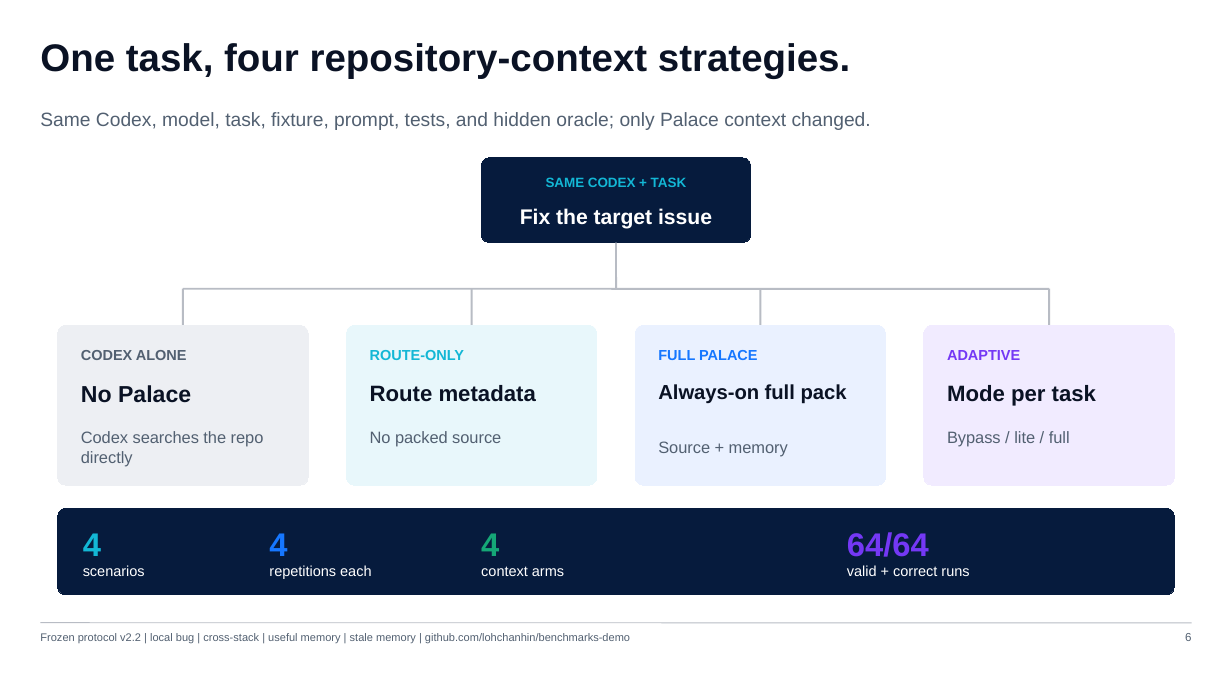
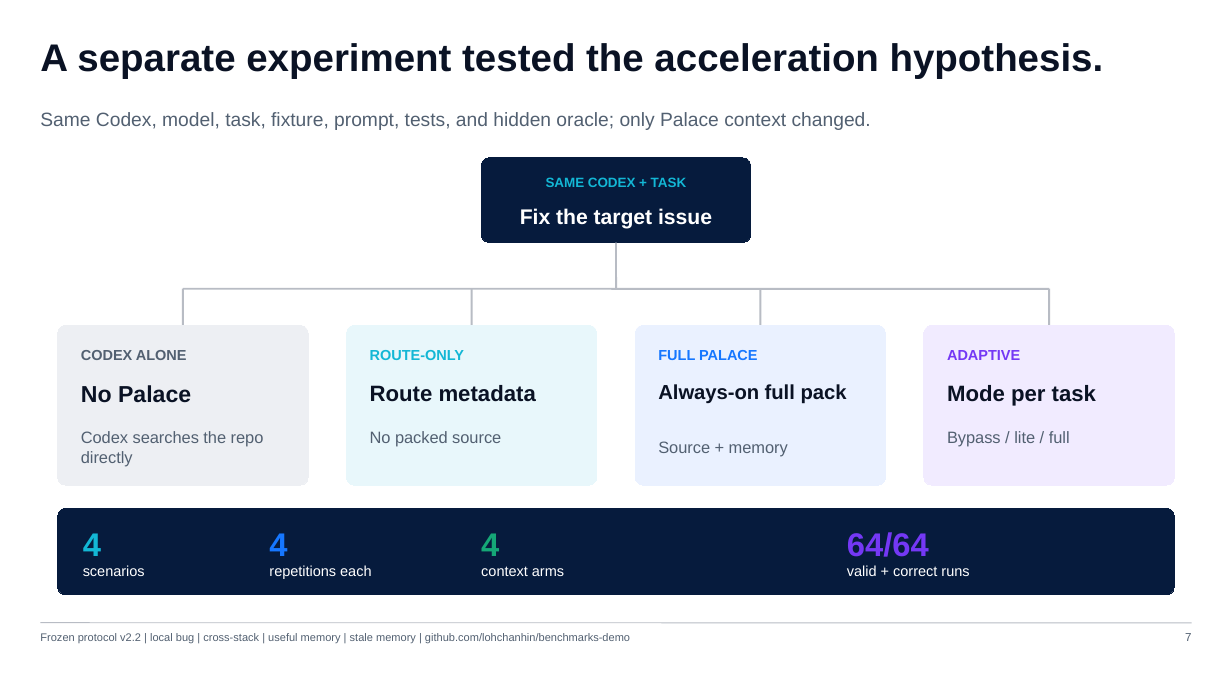
Before and after one commit to lohchanhin/vertex-palace, a slide deck: slide 7 of outputs/vertex-palace-build-week-demo.pptx (slide 6 before the commit). Drawn at 1232x693 pixels with LibreOffice and Linux fonts; fonts in the diff are those of the drawing. Boxes give left, top, right and bottom in pixels: in the first picture for what was removed or moved away, otherwise in the second. Text is boxed around its words. In the diff, an @@ line names an element or a change of style, - is before the commit and + after.

```diff
--- a/outputs/vertex-palace-build-week-demo.pptx
+++ b/outputs/vertex-palace-build-week-demo.pptx
@@ text at <box>40,43,1104,78</box>: text changed @@
-One task, four repository-context strategies.
+A separate experiment tested the acceleration hypothesis.
@@ text at <box>1185,633,1191,641</box>: text changed @@
-6
+7
```
Also in this commit, not shown: 7 other slides changed, 2 slides added, 1 slide removed, 2 other files.
